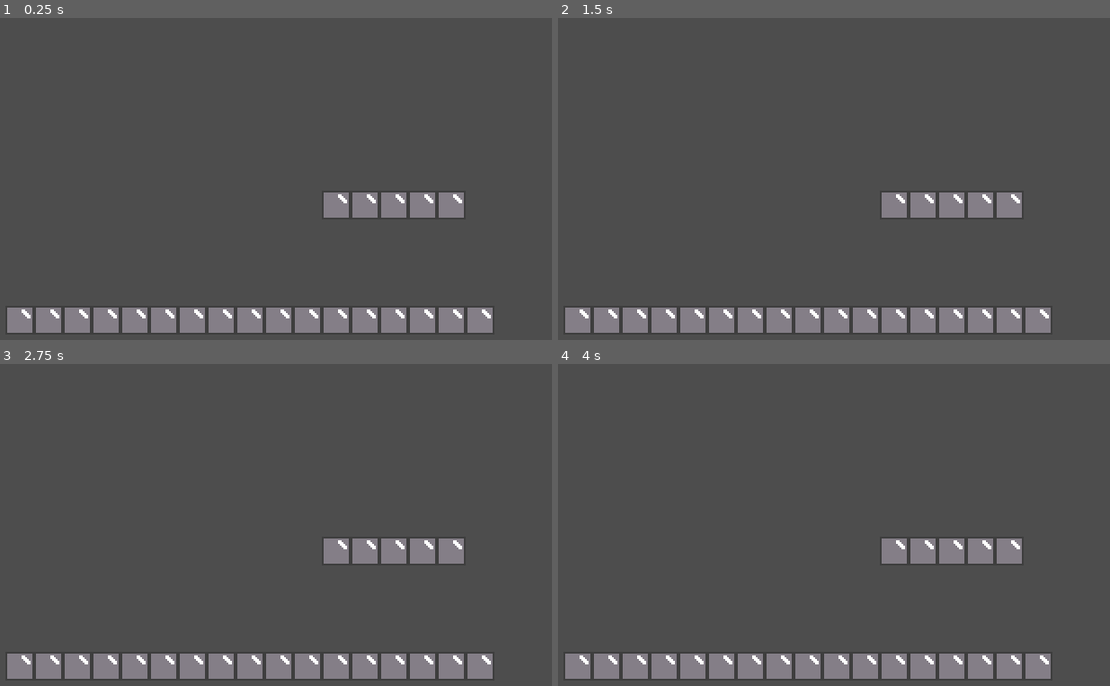
Above: before the commit, frames 1-4 (two rows, left to right).
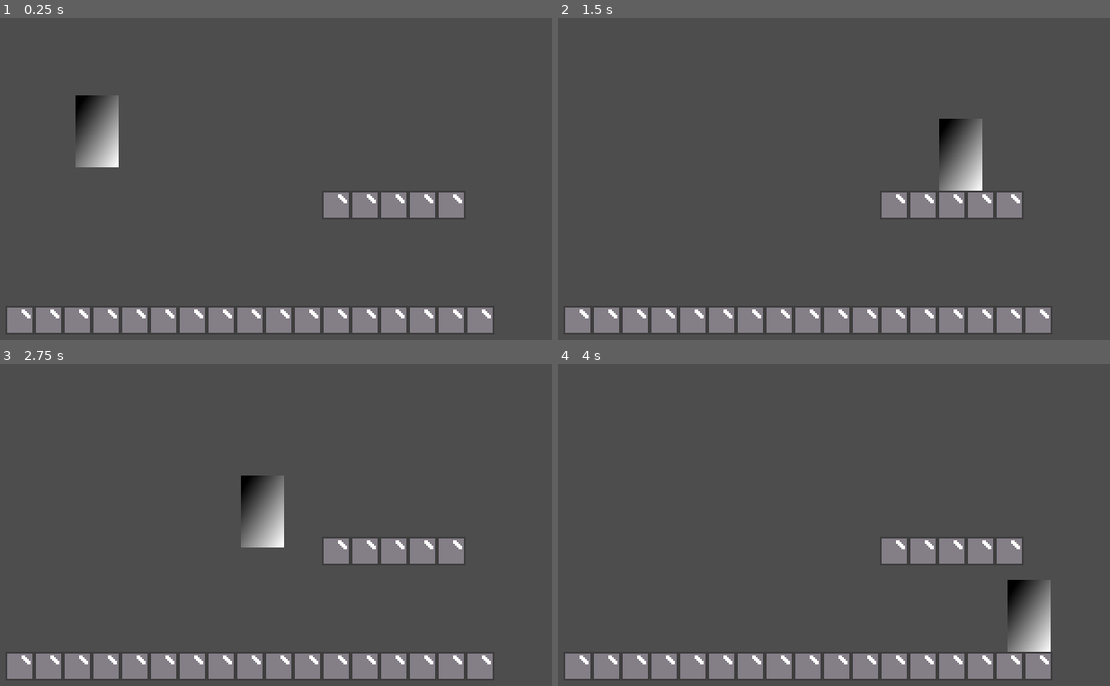
Above: after the commit, the same moments.

Repository: Burning-Cactus/MVM28-Symbiote
Game: Godot game, scene res://test_world.tscn
Same seed, same stepped clock (60 frames per second), same inputs: the game is played once before the commit and once after it.
Inputs:
- Up to frame 1 (0.25 s): no input
- Up to frame 2 (1.5 s): hold Shift (run, bound only after the commit) 0.53-1.28 s; hold D (move_right, bound only after the commit) from 0.53 s (still down); tap Space (jump, bound only after the commit) at 0.77, 0.8, 1.07, 1.35 s
- Up to frame 3 (2.75 s): tap Space (jump, bound only after the commit) at 1.52, 1.82, 2.3 s; tap Shift (run, bound only after the commit) at 1.55 s; release D (move_right, bound only after the commit) at 2.03 s; hold A (move_left, bound only after the commit) from 2.03 s (still down); hold Shift (run, bound only after the commit) from 2.03 s (still down)
- Up to frame 4 (4 s): release A (move_left, bound only after the commit) at 2.78 s; release Shift (run, bound only after the commit) at 2.78 s; hold D (move_right, bound only after the commit) from 2.78 s (still down); tap Shift (run, bound only after the commit) at 2.85 s; tap Space (jump, bound only after the commit) at 3.02, 3.32, 3.6, 3.77 s

The runs differ from the first frame. In frame 1, 1.3% of the frame differs, in the area x 13-22%, y 24-47%; in frame 2, 1.3%; in frame 3, 1.3%, in the area x 43-52%, y 34-57%; in frame 4, 1.3%.

Commit message:
Basic player movement

Diff:
--- /dev/null
+++ b/player.gd
@@ -0,0 +1,22 @@
+extends CharacterBody2D
+
+const speed = 100.0
+const jump_strength = -400.0
+
+func _physics_process(delta: float) -> void:
+	if !is_on_floor():
+		velocity += get_gravity() * delta
+	elif Input.is_action_just_pressed("jump"):
+		velocity.y = jump_strength
+
+	var direction := Input.get_axis("move_left", "move_right")
+
+	var is_running = Input.is_action_pressed("run")
+
+	var current_speed = speed
+	if is_running:
+		current_speed *= 2
+
+	velocity.x = direction * current_speed
+
+	move_and_slide()
--- /dev/null
+++ b/player.tscn
@@ -0,0 +1,25 @@
+[gd_scene load_steps=5 format=3 uid="uid://cc2a5lylx720"]
+
+[ext_resource type="Script" uid="uid://dega4ejgwbbdi" path="res://player.gd" id="1_4flbx"]
+
+[sub_resource type="Gradient" id="Gradient_4flbx"]
+
+[sub_resource type="GradientTexture2D" id="GradientTexture2D_onrkg"]
+gradient = SubResource("Gradient_4flbx")
+width = 24
+height = 40
+fill_from = Vector2(0.135328, 0.0726496)
+fill_to = Vector2(1, 1)
+
+[sub_resource type="RectangleShape2D" id="RectangleShape2D_sh265"]
+size = Vector2(24, 40)
+
+[node name="Player" type="CharacterBody2D"]
+collision_layer = 2
+script = ExtResource("1_4flbx")
+
+[node name="PlaceholderSprite" type="Sprite2D" parent="."]
+texture = SubResource("GradientTexture2D_onrkg")
+
+[node name="CollisionBox" type="CollisionShape2D" parent="."]
+shape = SubResource("RectangleShape2D_sh265")
--- a/project.godot
+++ b/project.godot
@@ -19,8 +19,39 @@
 
 window/size/viewport_width=320
 window/size/viewport_height=180
-window/size/mode=2
 window/stretch/mode="viewport"
+
+[input]
+
+move_left={
+"deadzone": 0.2,
+"events": [Object(InputEventKey,"resource_local_to_scene":false,"resource_name":"","device":-1,"window_id":0,"alt_pressed":false,"shift_pressed":false,"ctrl_pressed":false,"meta_pressed":false,"pressed":false,"keycode":0,"physical_keycode":65,"key_label":0,"unicode":97,"location":0,"echo":false,"script":null)
+, Object(InputEventKey,"resource_local_to_scene":false,"resource_name":"","device":-1,"window_id":0,"alt_pressed":false,"shift_pressed":false,"ctrl_pressed":false,"meta_pressed":false,"pressed":false,"keycode":0,"physical_keycode":4194319,"key_label":0,"unicode":0,"location":0,"echo":false,"script":null)
+]
+}
+move_right={
+"deadzone": 0.2,
+"events": [Object(InputEventKey,"resource_local_to_scene":false,"resource_name":"","device":-1,"window_id":0,"alt_pressed":false,"shift_pressed":false,"ctrl_pressed":false,"meta_pressed":false,"pressed":false,"keycode":0,"physical_keycode":68,"key_label":0,"unicode":100,"location":0,"echo":false,"script":null)
+, Object(InputEventKey,"resource_local_to_scene":false,"resource_name":"","device":-1,"window_id":0,"alt_pressed":false,"shift_pressed":false,"ctrl_pressed":false,"meta_pressed":false,"pressed":false,"keycode":0,"physical_keycode":4194321,"key_label":0,"unicode":0,"location":0,"echo":false,"script":null)
+]
+}
+jump={
+"deadzone": 0.2,
+"events": [Object(InputEventKey,"resource_local_to_scene":false,"resource_name":"","device":-1,"window_id":0,"alt_pressed":false,"shift_pressed":false,"ctrl_pressed":false,"meta_pressed":false,"pressed":false,"keycode":0,"physical_keycode":32,"key_label":0,"unicode":32,"location":0,"echo":false,"script":null)
+]
+}
+run={
+"deadzone": 0.2,
+"events": [Object(InputEventKey,"resource_local_to_scene":false,"resource_name":"","device":-1,"window_id":0,"alt_pressed":false,"shift_pressed":false,"ctrl_pressed":false,"meta_pressed":false,"pressed":false,"keycode":0,"physical_keycode":4194325,"key_label":0,"unicode":0,"location":0,"echo":false,"script":null)
+]
+}
+
+[layer_names]
+
+2d_physics/layer_1="World"
+2d_physics/layer_2="Entities"
+2d_physics/layer_3="Player Attacks"
+2d_physics/layer_4="Enemy Attacks"
 
 [rendering]
 
--- a/test_world.tscn
+++ b/test_world.tscn
@@ -1,12 +1,16 @@
-[gd_scene load_steps=4 format=4 uid="uid://by41kq6qmby20"]
+[gd_scene load_steps=5 format=4 uid="uid://by41kq6qmby20"]
 
 [ext_resource type="Texture2D" uid="uid://xdf8xuqhqbjq" path="res://assets/placeholder.png" id="1_dxppu"]
+[ext_resource type="PackedScene" uid="uid://cc2a5lylx720" path="res://player.tscn" id="2_gy3sr"]
 
 [sub_resource type="TileSetAtlasSource" id="TileSetAtlasSource_gy3sr"]
 texture = ExtResource("1_dxppu")
 0:0/0 = 0
+0:0/0/physics_layer_0/polygon_0/points = PackedVector2Array(-8, -8, -8, 8, 8, 8, 8, -8)
 
 [sub_resource type="TileSet" id="TileSet_t34gm"]
+physics_layer_0/collision_layer = 1
+physics_layer_0/collision_mask = 0
 sources/0 = SubResource("TileSetAtlasSource_gy3sr")
 
 [node name="TestWorld" type="Node"]
@@ -14,3 +18,6 @@
 [node name="TileMapLayer" type="TileMapLayer" parent="."]
 tile_map_data = PackedByteArray("AAABAAoAAAAAAAAAAAACAAoAAAAAAAAAAAADAAoAAAAAAAAAAAAEAAoAAAAAAAAAAAAFAAoAAAAAAAAAAAAGAA …(272 unchanged characters)…
 tile_set = SubResource("TileSet_t34gm")
+
+[node name="Player" parent="." instance=ExtResource("2_gy3sr")]
+position = Vector2(67, 34)
Not shown, added: player.gd.uid
